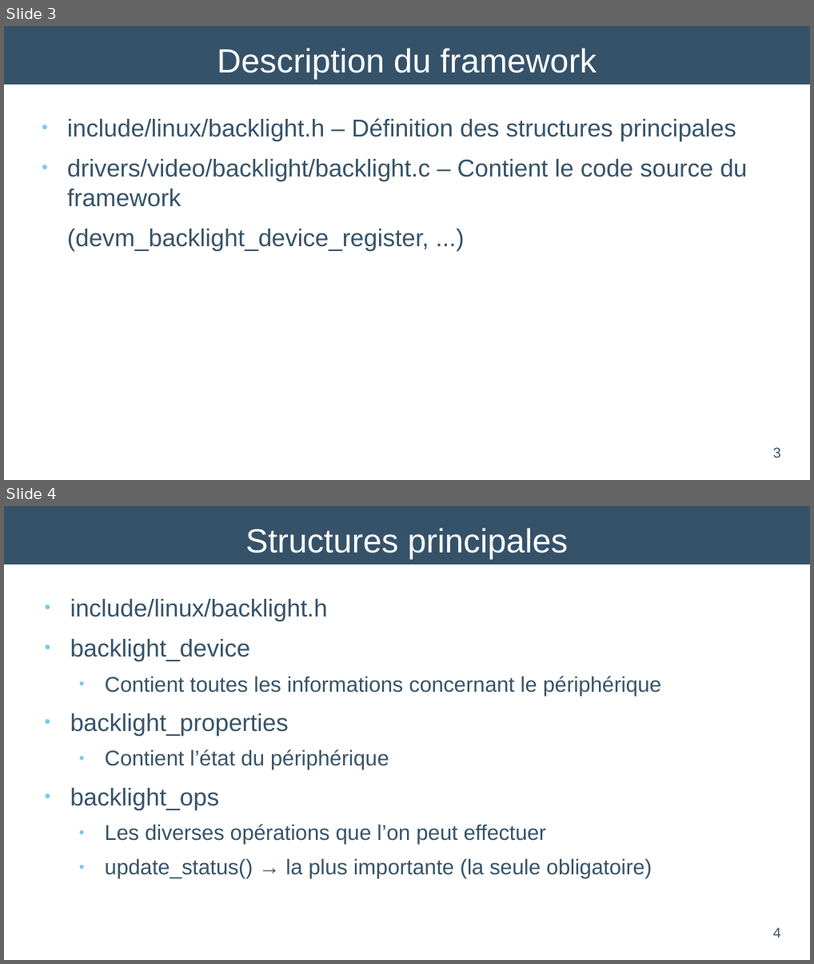
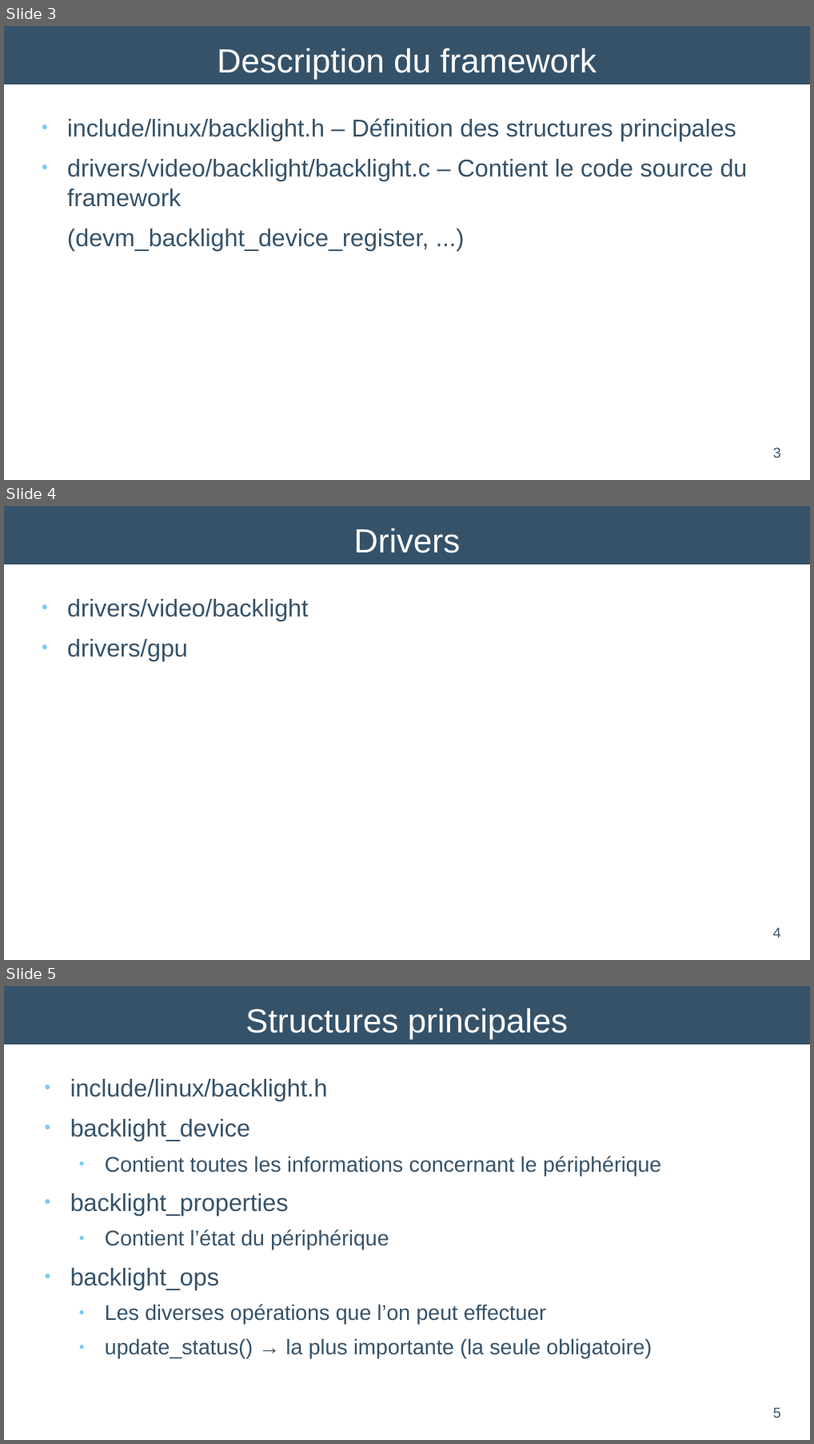
Before and after one commit to HEIG-AndreCosta/drv, a slide deck: material/te2/te2_andre_costa.odp. Shown one above the other, each under a label of ours: slides 3 and 4 before the commit, slides 3, 4 and 5 after it. The pictures are 814x964 and 814x1444 pixels, drawn with LibreOffice and Linux fonts; fonts in the diff are those of the drawing. Boxes give left, top, right and bottom in pixels: in the first picture for what was removed or moved away, otherwise in the second. Text is boxed around its words. In the diff, an @@ line names an element or a change of style, - is before the commit and + after.

```diff
--- a/material/te2/te2_andre_costa.odp
+++ b/material/te2/te2_andre_costa.odp
@@ slide 4 added at (x1=4, y1=506, x2=810, y2=960), background #FFFFFF; not listed: 1 template element that a slide beside it also shows @@
@@ title added at (x1=354, y1=528, x2=461, y2=553), 33 pt, text #FFFFFF @@
+Drivers
@@ text added at (x1=67, y1=599, x2=308, y2=661), 24 pt, text #355269 @@
+● drivers/video/backlight
+● drivers/gpu
@@ page number added at (x1=774, y1=927, x2=782, y2=937), 14 pt, text #355269 @@
+4
@@ what was slide 4 is now slide 5 @@
@@ page number at (x1=774, y1=1407, x2=782, y2=1417): text changed @@
-4
+5
```
Also in this commit, not shown: 3 other slides added, 1 other file.
